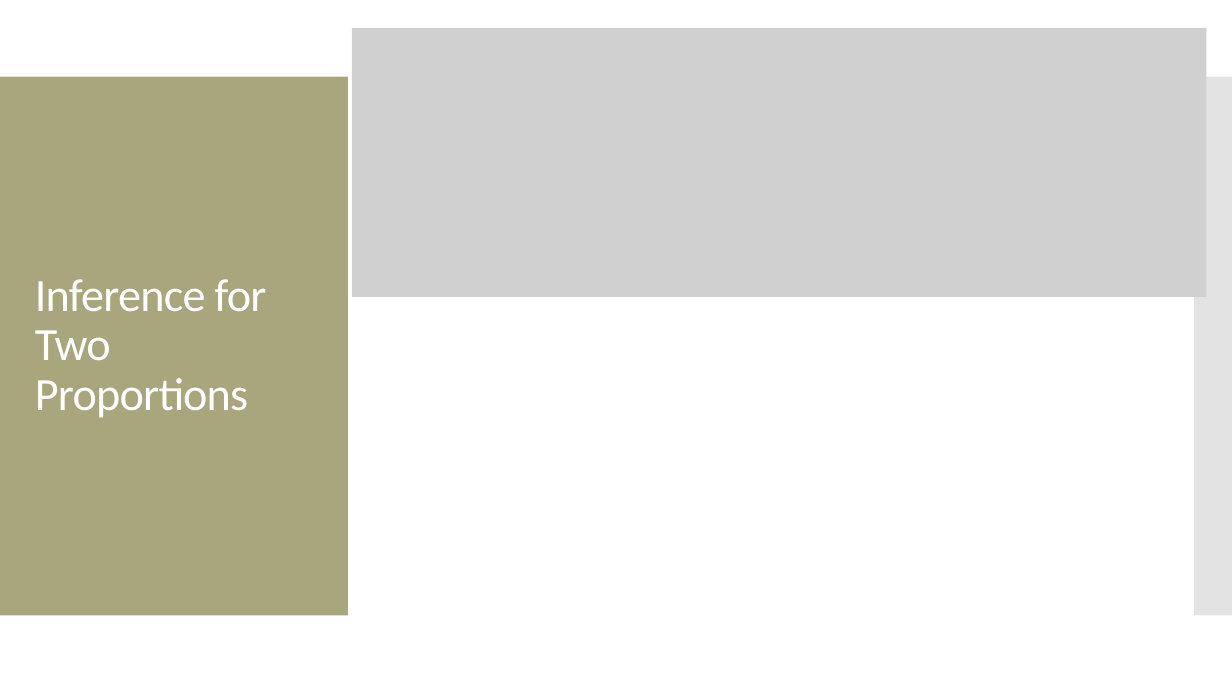
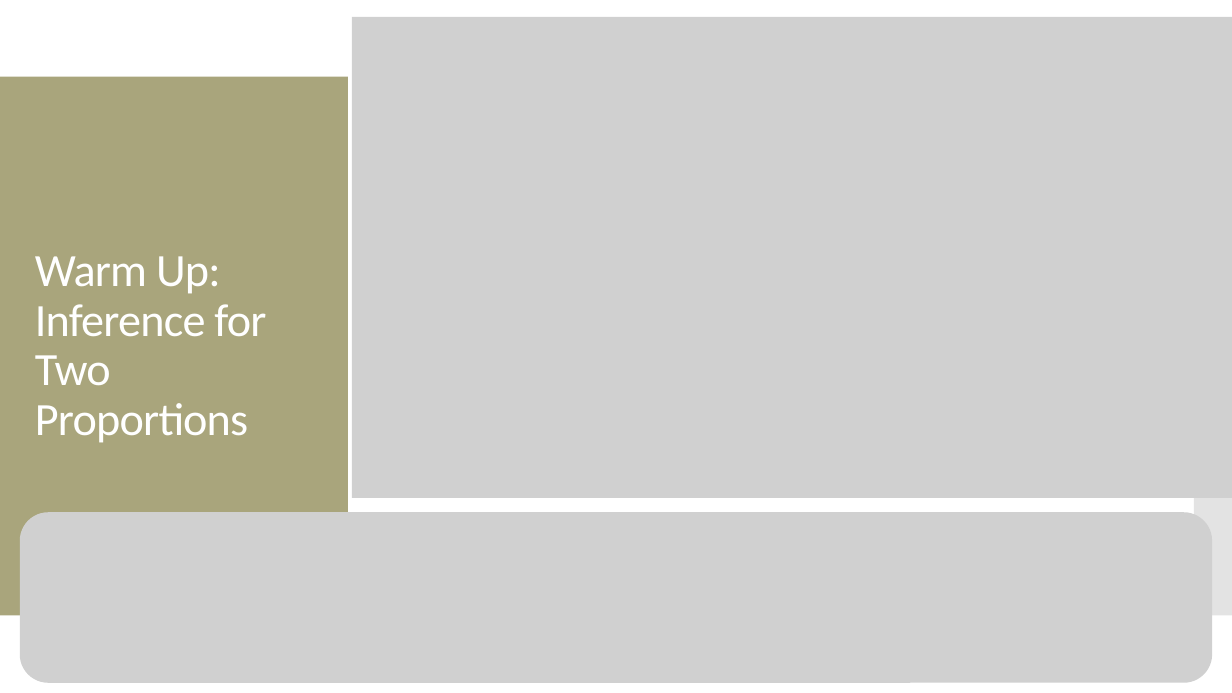
Before and after one commit to amosca01/MATH108-S24, a slide deck: slide 4 of slides/12-categorical-inference-pt2.pptx (slide 18 before the commit). Drawn at 1232x693 pixels with LibreOffice and Linux fonts; fonts in the diff are those of the drawing; grey boxes stand for pictures. Boxes give left, top, right and bottom in pixels: in the first picture for what was removed or moved away, otherwise in the second. Text is boxed around its words. In the diff, an @@ line names an element or a change of style, - is before the commit and + after.

```diff
--- a/slides/12-categorical-inference-pt2.pptx
+++ b/slides/12-categorical-inference-pt2.pptx
@@ picture: place and size @@
-picture at [352,28,1207,297]
+picture at [352,17,1232,498]
@@ title at [35,256,266,443]: text changed @@
-Inference for Two Proportions
+Warm Up: Inference for Two Proportions
@@ picture added at [19,512,1212,683] @@
```
Also in this commit, not shown: 4 other slides changed, 4 slides added, 20 slides removed, 2 other files.
